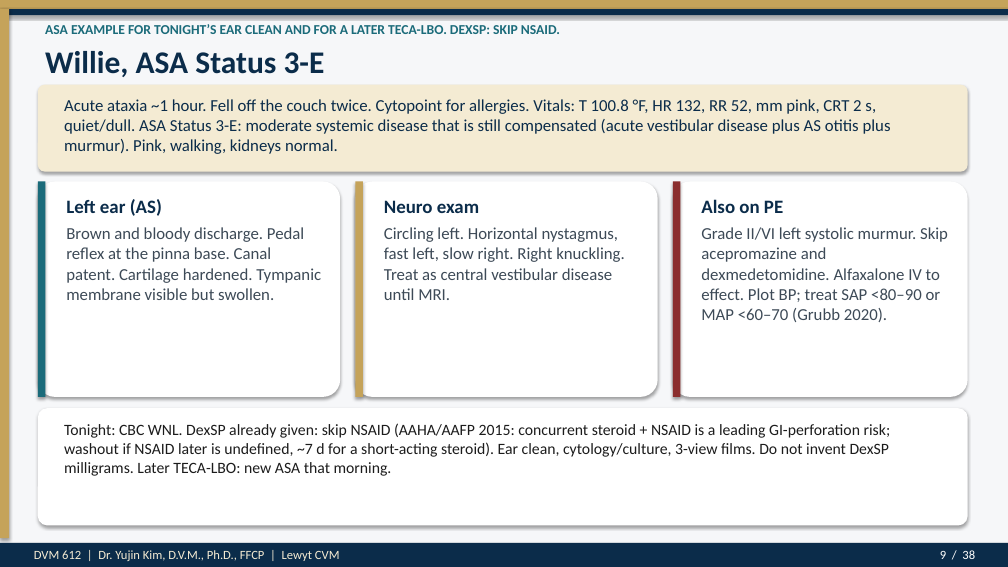
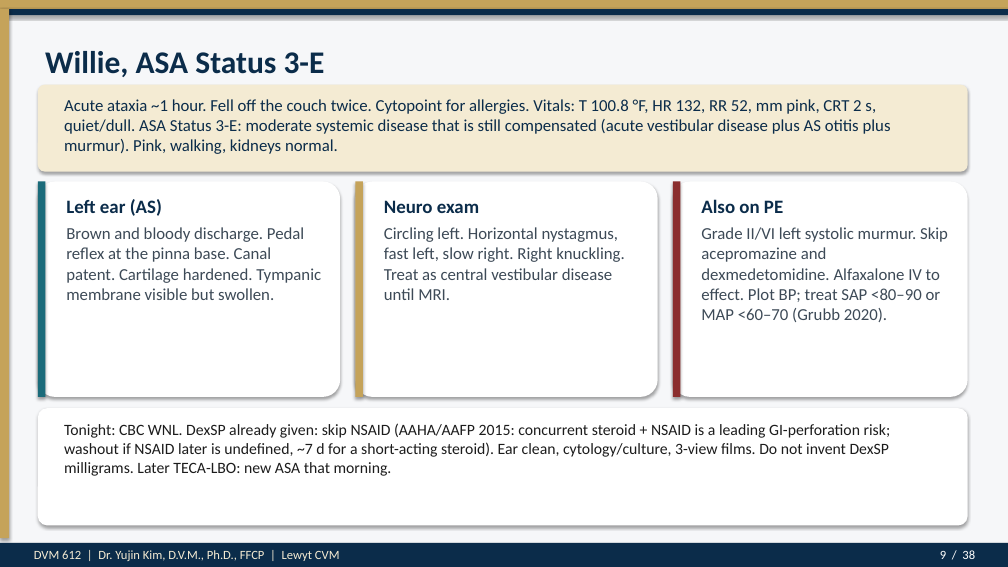
Before and after one commit to drkimvet/happycare, a slide deck: slide 9 of lectures/DVM-612_Week4_Preop_PatientPrep_Postop.pptx. Drawn at 1008x567 pixels with LibreOffice and Linux fonts; fonts in the diff are those of the drawing. Boxes give left, top, right and bottom in pixels: in the first picture for what was removed or moved away, otherwise in the second. Text is boxed around its words. In the diff, an @@ line names an element or a change of style, - is before the commit and + after.

```diff
--- a/lectures/DVM-612_Week4_Preop_PatientPrep_Postop.pptx
+++ b/lectures/DVM-612_Week4_Preop_PatientPrep_Postop.pptx
@@ text removed at [45, 24, 560, 34] @@
-ASA EXAMPLE FOR TONIGHT’S EAR CLEAN AND FOR A LATER TECA-LBO. DEXSP: SKIP NSAID.
```
Also in this commit, not shown: 34 other slides changed, 2 other files.
